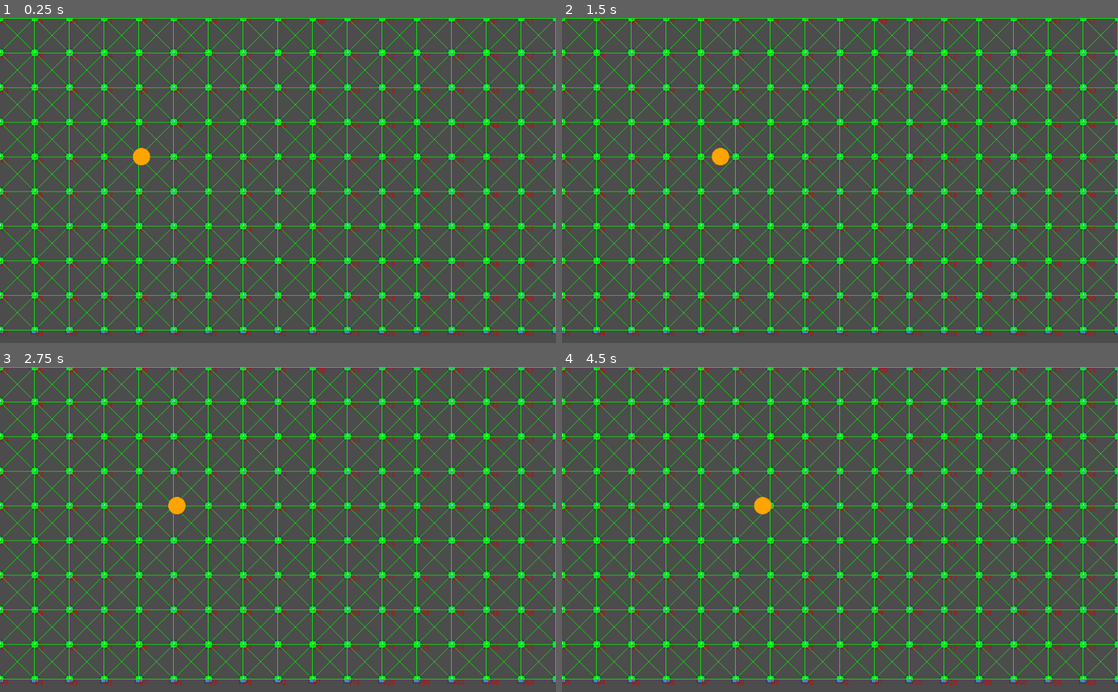
Above: before the commit, frames 1-4 (two rows, left to right).
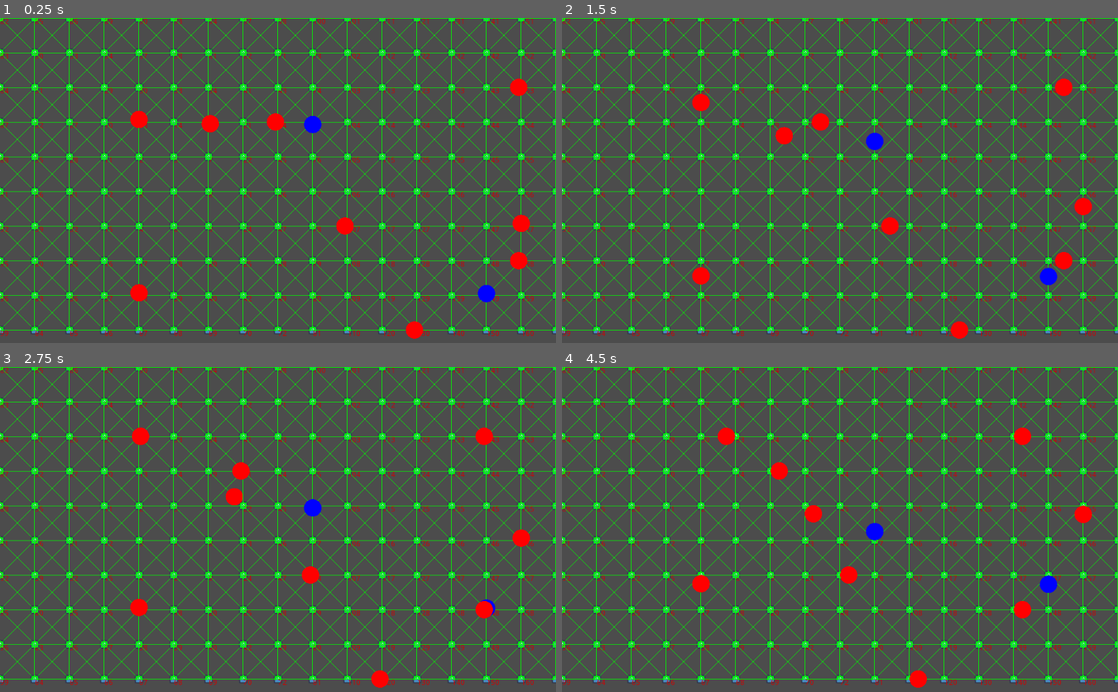
Above: after the commit, the same moments.

Repository: Nabiz/ZombieGameAI
Game: Godot game, scene res://Main.tscn
Same seed, same stepped clock (60 frames per second), same inputs: the game is played once before the commit and once after it. The engine's default icon, where the game draws it, is replaced by a stand-in: a white triangle on a blue panel in a dark square.
Inputs:
- Up to frame 1 (0.25 s): no input
- Up to frame 2 (1.5 s): no input
- Up to frame 3 (2.75 s): no input
- Up to frame 4 (4.5 s): no input

The runs differ from the first frame. In frame 1, 1.6% of the frame differs, in the area x 23-96%, y 18-99%; in frame 2, 1.6%; in frame 3, 1.5%; in frame 4, 1.7%.

Commit message:
bots wandering

Diff:
--- a/BotShooter/Bot.gd
+++ b/BotShooter/Bot.gd
@@ -4,7 +4,7 @@
 var health
 var ammo
 
-export var vertex = 1
+var vertex = null
 var destination = null
 var destination_id = null
 
@@ -12,14 +12,20 @@
 var path = []
 var direction
 
+export var team = 0
+
 func _ready():
 	astar = MyAstar.new()
-	#vertex = 1
+
+func initialize():
+	vertex = Utils.graph.vertices[randi() % len(Utils.graph.vertices)].id
 	position = Utils.graph.get_vertex(vertex).position
 
 func _process(delta):
+	if vertex == null:
+		initialize()
 	if destination:
-		if position.distance_to(destination) < 4:
+		if position.distance_to(destination) < 2:
 			position = destination
 			vertex = destination_id
 			destination_id = null
@@ -31,7 +37,6 @@
 			destination_id = path.pop_front()
 			destination = Utils.graph.get_vertex(destination_id).position
 			direction = (destination - position).normalized()
-			print(path)
 		else:
 			search_for_new_path(Utils.graph.vertices[randi() % len(Utils.graph.vertices)].id)
 
@@ -44,4 +49,7 @@
 		v = astar_result[v]
 
 func _draw():
-	draw_circle(Vector2.ZERO, 16, Color.orange)
+	if team == 0:
+		draw_circle(Vector2.ZERO, 16, Color.blue)
+	else:
+		draw_circle(Vector2.ZERO, 16, Color.red)
--- a/BotShooter/Graph/Astar.gd
+++ b/BotShooter/Graph/Astar.gd
@@ -21,8 +21,6 @@
 
 	while not queue.empty():
 		var u_id = get_id_of_smallest_dist_in_queue(queue, distance)
-		if u_id == null:
-			break
 		queue.erase(u_id)
 		for v_id in graph.get_vertex(u_id).get_neighbors():
 			var alt = distance[u_id] + graph.get_edge(u_id, v_id).cost
--- a/BotShooter/Graph/Vertex.tscn
+++ b/BotShooter/Graph/Vertex.tscn
@@ -4,7 +4,7 @@
 [ext_resource path="res://Graph/Vertex.gd" type="Script" id=2]
 
 [sub_resource type="CircleShape2D" id=1]
-radius = 31.0
+radius = 15.0
 
 [node name="Vertex" type="Area2D"]
 script = ExtResource( 2 )
--- a/BotShooter/Main.gd
+++ b/BotShooter/Main.gd
@@ -5,6 +5,3 @@
 var flag = true
 var source = 1
 var target = 1
-
-func _ready():
-	astar = MyAstar.new()
--- a/BotShooter/Main.tscn
+++ b/BotShooter/Main.tscn
@@ -37,7 +37,7 @@
 shape = SubResource( 2 )
 
 [node name="CollisionShape2D5" type="CollisionShape2D" parent="StaticBody2D"]
-position = Vector2( 776, 192 )
+position = Vector2( 776, 168 )
 shape = SubResource( 3 )
 
 [node name="CollisionShape2D6" type="CollisionShape2D" parent="StaticBody2D"]
@@ -45,10 +45,43 @@
 shape = SubResource( 3 )
 
 [node name="CollisionPolygon2D" type="CollisionPolygon2D" parent="StaticBody2D"]
-polygon = PoolVector2Array( 128, 472, 128, 432, 448, 432, 448, 208, 496, 208, 496, 352, 872, 352, 872, 496, 784, 416, 584, 416, 528, 496, 208, 520 )
+position = Vector2( 8, -24 )
+polygon = PoolVector2Array( 128, 472, 128, 440, 448, 440, 448, 208, 496, 208, 496, 368, 856, 384, 872, 496, 784, 416, 584, 416, 528, 496, 208, 496 )
 
 [node name="CollisionPolygon2D2" type="CollisionPolygon2D" parent="StaticBody2D"]
-polygon = PoolVector2Array( 80, 80, 80, 296, 184, 328, 152, 368, 56, 328, 56, 72 )
+position = Vector2( 16, -16 )
+polygon = PoolVector2Array( 80, 80, 80, 296, 160, 320, 136, 352, 56, 328, 56, 72 )
 
 [node name="Bot" parent="." instance=ExtResource( 3 )]
-vertex = 2
+
+[node name="Bot2" parent="." instance=ExtResource( 3 )]
+
+[node name="Bot3" parent="." instance=ExtResource( 3 )]
+team = 1
+
+[node name="Bot4" parent="." instance=ExtResource( 3 )]
+team = 1
+
+[node name="Bot5" parent="." instance=ExtResource( 3 )]
+team = 1
+
+[node name="Bot6" parent="." instance=ExtResource( 3 )]
+team = 1
+
+[node name="Bot7" parent="." instance=ExtResource( 3 )]
+team = 1
+
+[node name="Bot8" parent="." instance=ExtResource( 3 )]
+team = 1
+
+[node name="Bot9" parent="." instance=ExtResource( 3 )]
+team = 1
+
+[node name="Bot10" parent="." instance=ExtResource( 3 )]
+team = 1
+
+[node name="Bot11" parent="." instance=ExtResource( 3 )]
+team = 1
+
+[node name="Bot12" parent="." instance=ExtResource( 3 )]
+team = 1
